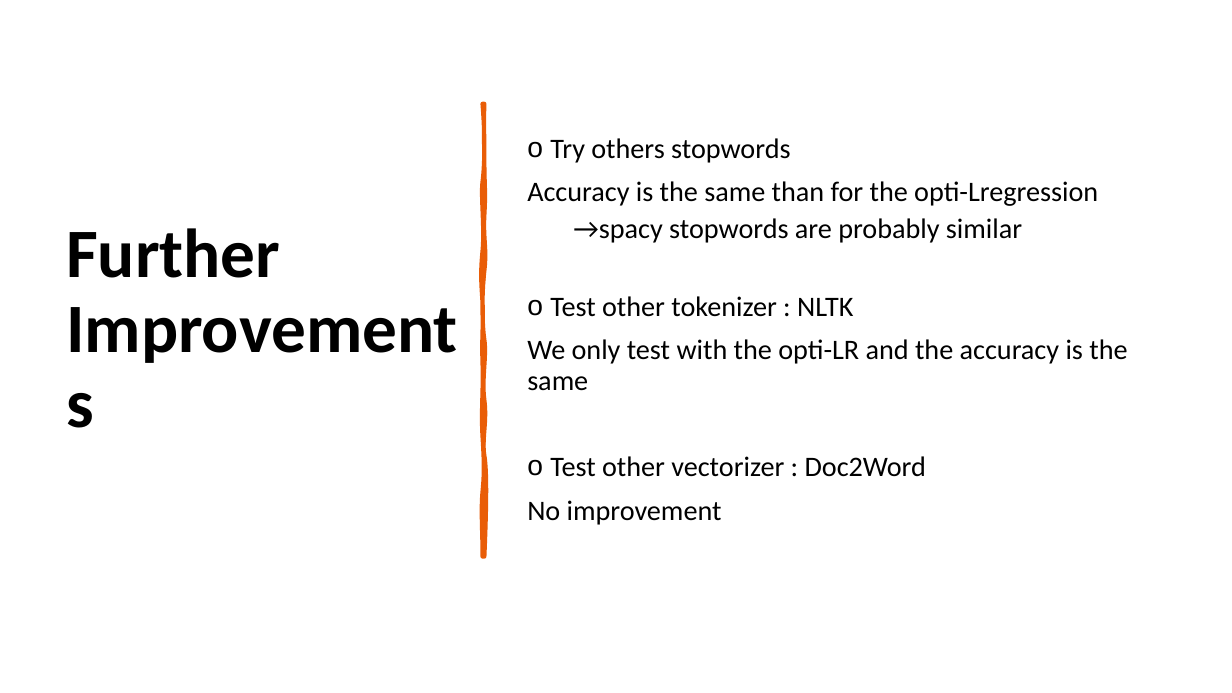
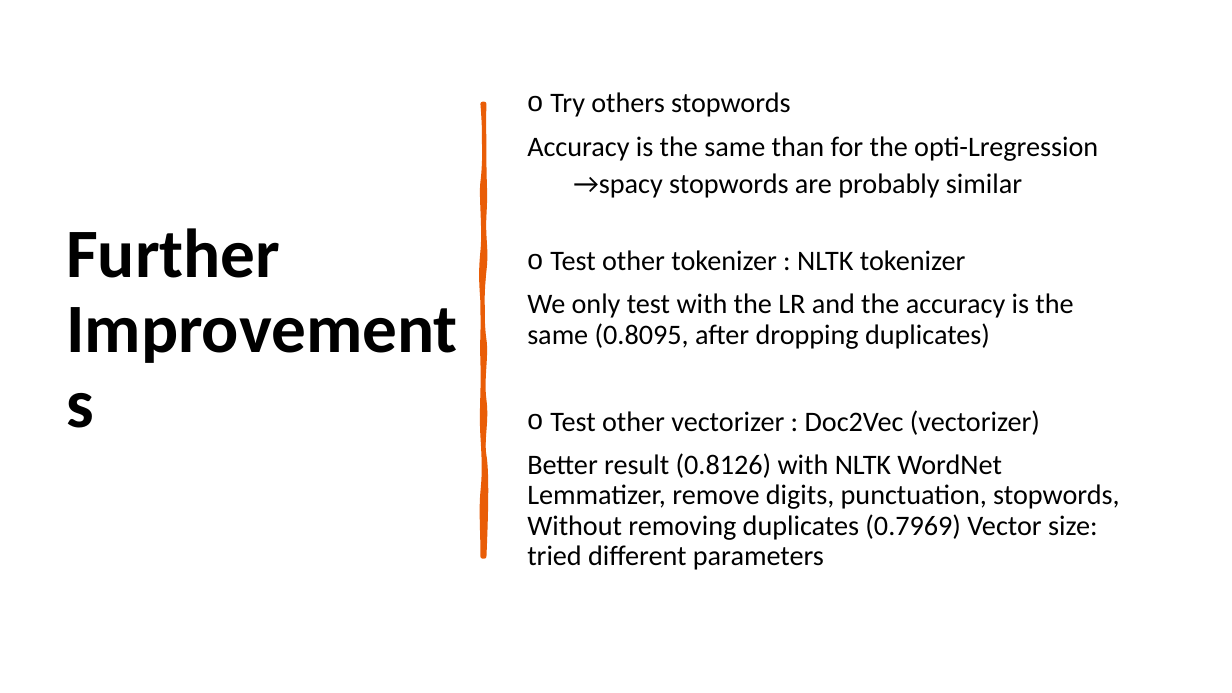
Before and after one commit to GeorgesBongibault/Project-Orange, a slide deck: slide 37 of Documents/Project DM and ML Group Orange.pptx (slide 36 before the commit). Drawn at 1232x693 pixels with LibreOffice and Linux fonts; fonts in the diff are those of the drawing. Boxes give left, top, right and bottom in pixels: in the first picture for what was removed or moved away, otherwise in the second. Text is boxed around its words. In the diff, an @@ line names an element or a change of style, - is before the commit and + after.

```diff
--- a/Documents/Project DM and ML Group Orange.pptx
+++ b/Documents/Project DM and ML Group Orange.pptx
@@ text at (527, 250, 1119, 570): text changed @@
-o Test other tokenizer : NLTK
-We only test with the opti-LR and the accuracy is the same
-o Test other vectorizer : Doc2Word
-No improvement
+o Test other tokenizer : NLTK tokenizer
+We only test with the LR and the accuracy is the same (0.8095, after dropping duplicates)
+o Test other vectorizer : Doc2Vec (vectorizer)
+Better result (0.8126) with NLTK WordNet Lemmatizer, remove digits, punctuation, stopwords, Without removing duplicates (0.7969) Vector size: tried different parameters
```
Also in this commit, not shown: 2 other slides changed, 1 slide added.
